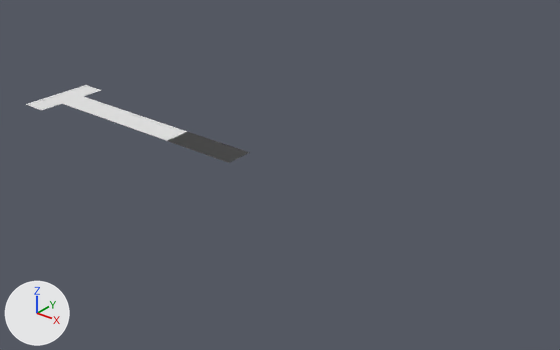
The Blender file GAme/Assets/assets/models/blender/road1.blend: old version first, new version second.
One viewpoint serves both versions: a 50 mm lens placed at (117.7, -119.8, 73.5), pointed at (18.5, 4.2, -3.4). The axes (+X, +Y, +Z) are drawn at lower left. The lights are the same throughout.
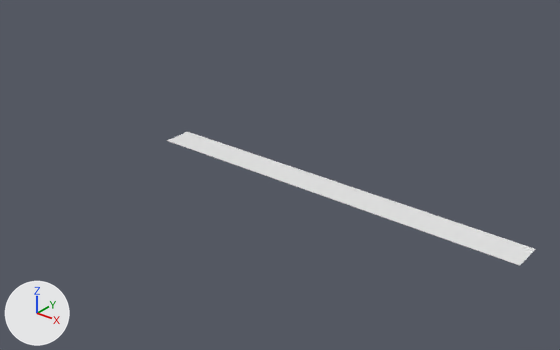
The newer file is also turned or shifted as a whole; pictures and numbers use the older file's frame.

Changed parts and their boxes (x1, y1, x2, y2) in the pictures (560 x 350 px):
'Plane.003', added: after (171, 133, 533, 263)
'Plane.001', reshaped, modifiers changed: before (62, 96, 187, 141); after (167, 132, 535, 266)
'Plane', deleted: before (167, 132, 249, 163)
'Plane.002', deleted: before (26, 85, 101, 110)

Edits to the bpy script that builds the scene:
```text
Change me_plane_002:
    used by ob_plane_001; location = (0.0, 0.0, 0.0); scale = (10.0, 2.5, 1.0)
    remove me_plane_002.from_pydata(...)  # 16 vertices, 11 faces; spans x -1.0..1.0, y -1.4..1.4, z 0.0..0.08
    add me_plane_002.from_pydata(...)  # 16 vertices, 12 faces; spans x -1.0..7.83, y -1.4..1.4, z 0.0..0.08
    me_plane_002 part 1
    8 vertices are removed from x 1.0, y -1.4..1.4, z 0.0..0.08
    9 faces are deleted
    8 new vertices lie (8.83, 0.0, 0.0) away from vertices in x -1.0, y -1.4..1.4, z 0.0..0.08
    10 new faces join them
Add me_plane_001:
    me_plane_001.from_pydata([(-1.0, -1.0, 0.0), (1.0, -1.0, 0.0), (-1.0, 1.0, 0.0), (1.0, 1.0, 0.0)], [], [(0, 1, 3, 2)])
Remove ob_plane:
    ob_plane = bpy.data.objects.new('Plane', me_plane)
    ob_plane.location = (0.0, 0.0, 0.0)
    ob_plane.scale = (10.0, 2.5, 1.0)
Change ob_plane_001:
    remove _m = ob_plane_001.modifiers.new('Array', 'ARRAY')
    remove _m.count = 3
    remove _m.relative_offset_displace = (-1.0, 0.0, 0.0)
Remove ob_plane_002:
    ob_plane_002 = bpy.data.objects.new('Plane.002', me_plane_003)
    ob_plane_002.location = (-53.5, 0.0, 0.0)
    ob_plane_002.rotation_euler = (0.0, 0.0, -1.571)  # degrees (0, 0, -90)
    ob_plane_002.scale = (10.0, 2.5, 1.0)
Add ob_plane_003:
    ob_plane_003 = bpy.data.objects.new('Plane.003', me_plane_001)
    ob_plane_003.location = (34.1, 0.0, 0.0)
    ob_plane_003.scale = (44.1, 2.5, 1.0)
```
